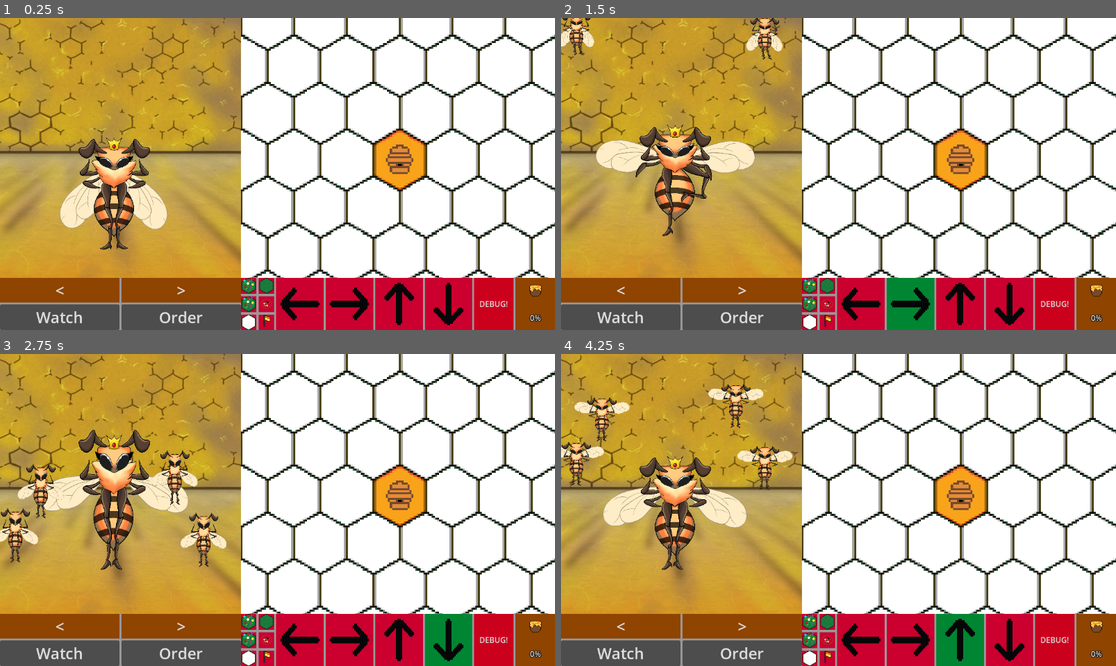
Above: before the commit, frames 1-4 (two rows, left to right).
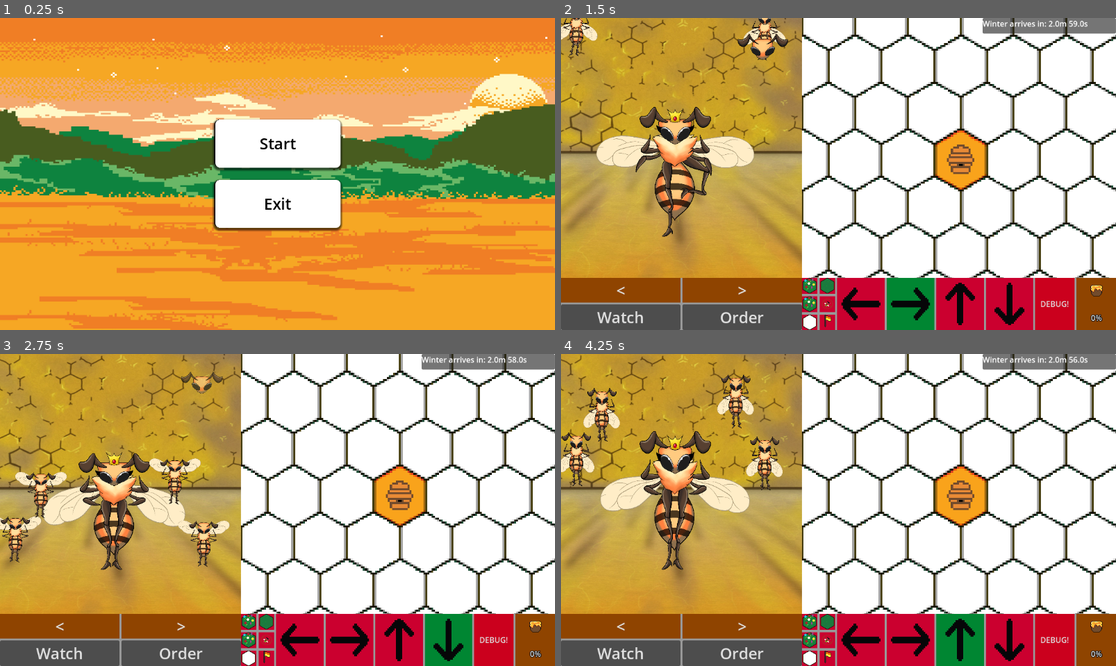
Above: after the commit, the same moments.

Repository: ARCsweden/GameJam2025Fall
Game: Godot game, scene res://Scenes/main_menu.tscn
Two runs of this game, one before a commit and one after it. Both use one fixed random seed, a clock stepped at 60 frames per second and the inputs below. Before the commit the project starts from res://Scenes/GameNode.tscn.
Inputs (mouse positions are in pixels of both pictures, inside the frame that each line leads up to):
- Up to frame 1 (0.25 s): no input
- Up to frame 2 (1.5 s): click (838, 142) at 0.5 s, where only the run after the commit has a clickable "Start"; move the mouse to (960, 158) at 1.27 s; hold Right (right) from 1.28 s (still down); hold Space (flap) from 1.28 s (still down); tap Tab (swap_view) at 1.35 s; click (960, 158) at 1.42 s
- Up to frame 3 (2.75 s): move the mouse to (166, 525) at 2.02 s; release Right (right) at 2.03 s; release Space (flap) at 2.03 s; hold Down (down) from 2.03 s (still down); tap Space (flap) at 2.1, 2.27, 2.57 s; tap Tab (swap_view) at 2.3 s
- Up to frame 4 (4.25 s): move the mouse to (894, 441) at 2.77 s; release Down (down) at 2.78 s; hold Right (right) 2.78-3.53 s; hold F (antenna) 2.78-3.53 s; tap Space (flap) at 3.05, 3.77, 4.07 s; move the mouse to (810, 572) at 3.52 s; hold Up (up) from 3.53 s (still down); tap R (comb) at 3.6 s; click (810, 572) at 3.67 s; tap Tab (swap_view) at 3.8 s

The runs differ from the first frame. In frame 1, 95% of the frame differs, in the area x 0-100%, y 0-100%; in frame 2, 5.8%; in frame 3, 8.5%; in frame 4, 8.7%.
Error in both runs: Invalid access to property or key 'bee_home' on a base object of type 'Node (SIGNAL_BUSS.gd)'. (res://Scenes/bee_tracker.gd:21)

Commit message:
Merge branch 'main' into Bug-Swatter

Diff:
--- a/dancing-queen/Scenes/GameNode.tscn
+++ b/dancing-queen/Scenes/GameNode.tscn
@@ -1,12 +1,22 @@
-[gd_scene load_steps=4 format=3 uid="uid://d1exxolsljrsr"]
 
+[gd_scene load_steps=5 format=3 uid="uid://d1exxolsljrsr"]
+
+[ext_resource type="Script" uid="uid://1cjae6tmmx0" path="res://Scenes/game_master.gd" id="1_hg0ag"]
 [ext_resource type="PackedScene" uid="uid://cmo44rk3t4wbk" path="res://Scenes/World.tscn" id="1_q24h2"]
 [ext_resource type="PackedScene" path="res://Scenes/user_interface.tscn" id="1_ro750"]
+
+[ext_resource type="Script" uid="uid://cjoqn18btts2h" path="res://Scenes/honey_progress.gd" id="3_hg0ag"]
+
+[ext_resource type="AudioStream" uid="uid://cocnlyu14mde7" path="res://Assets/Sounds/bumble-bee-317782.mp3" id="3_ro750"]
+
 
 [sub_resource type="ButtonGroup" id="ButtonGroup_q24h2"]
 allow_unpress = true
 
-[node name="GameNode" type="Node"]
+[node name="GameNode" type="Node" node_paths=PackedStringArray("time_label")]
+script = ExtResource("1_hg0ag")
+time_to_winter = 180.0
+time_label = NodePath("UI/UserInterface/HBox/RightScreen/MapArea/Panel/Label")
 
 [node name="UI" type="CanvasLayer" parent="."]
 
@@ -15,6 +25,24 @@
 [node name="HiveView" parent="UI/UserInterface/HBox/TheClub/DancingFloor" index="0"]
 clip_contents = true
 custom_minimum_size = Vector2(500, 520)
+
+[node name="Panel" type="Panel" parent="UI/UserInterface/HBox/RightScreen/MapArea" index="0"]
+custom_minimum_size = Vector2(276.945, 32.39)
+layout_mode = 2
+size_flags_horizontal = 10
+size_flags_vertical = 0
+
+[node name="Label" type="Label" parent="UI/UserInterface/HBox/RightScreen/MapArea/Panel"]
+layout_mode = 1
+anchors_preset = 15
+anchor_right = 1.0
+anchor_bottom = 1.0
+grow_horizontal = 2
+grow_vertical = 2
+size_flags_horizontal = 10
+size_flags_vertical = 0
+theme_override_colors/font_color = Color(1, 1, 1, 1)
+text = "Winter arrives:"
 
 [node name="FlowerTile" parent="UI/UserInterface/HBox/RightScreen/Panel/Buttons/TileChoosingButtons" index="0"]
 button_group = SubResource("ButtonGroup_q24h2")
@@ -34,6 +62,9 @@
 [node name="FlagTile" parent="UI/UserInterface/HBox/RightScreen/Panel/Buttons/TileChoosingButtons" index="5"]
 button_group = SubResource("ButtonGroup_q24h2")
 
+[node name="ProgressBar" parent="UI/UserInterface/HBox/RightScreen/Panel/Buttons/HoneyDisplay/VBoxContainer" index="1"]
+script = ExtResource("3_hg0ag")
+
 [node name="World" parent="." instance=ExtResource("1_q24h2")]
 
 [node name="Camera2D" parent="World" index="0"]
@@ -43,6 +74,13 @@
 [node name="PlayerTileMapLayer" parent="World" index="1" node_paths=PackedStringArray("danger_layer", "flag_layer")]
 danger_layer = NodePath("../DangerTileMapLayer")
 flag_layer = NodePath("../FlagTileMapLayer")
+
+[node name="MusicPlayer" type="Node" parent="."]
+
+[node name="AudioStreamPlayer" type="AudioStreamPlayer" parent="MusicPlayer"]
+stream = ExtResource("3_ro750")
+autoplay = true
+parameters/looping = false
 
 [connection signal="toggled" from="UI/UserInterface/HBox/RightScreen/Panel/Buttons/TileChoosingButtons/FlowerTile" to="World/PlayerTileMapLayer" method="_on_flower_tile_toggled"]
 [connection signal="toggled" from="UI/UserInterface/HBox/RightScreen/Panel/Buttons/TileChoosingButtons/GrassTile" to="World/PlayerTileMapLayer" method="_on_grass_tile_toggled"]
--- a/dancing-queen/Scenes/bee_dancer.tscn
+++ b/dancing-queen/Scenes/bee_dancer.tscn
@@ -1659,6 +1659,34 @@
 "values": [-0.35186535, -0.4182526, -0.35186535, -0.4182526, -0.35186535, -0.4182526, -0.35186535, -0.4182526, -0.35186535, -0.4182526]
 }
 
+[sub_resource type="Animation" id="Animation_lqcl7"]
+resource_name = "wiggle"
+length = 0.3
+tracks/0/type = "value"
+tracks/0/imported = false
+tracks/0/enabled = true
+tracks/0/path = NodePath("Sprite:rotation")
+tracks/0/interp = 2
+tracks/0/loop_wrap = true
+tracks/0/keys = {
+"times": PackedFloat32Array(0, 0.10000001, 0.20000002, 0.3),
+"transitions": PackedFloat32Array(1, 1, 1, 1),
+"update": 0,
+"values": [0.0, -0.43633232, 0.43633232, 0.0]
+}
+tracks/1/type = "value"
+tracks/1/imported = false
+tracks/1/enabled = true
+tracks/1/path = NodePath("Sprite:scale")
+tracks/1/interp = 2
+tracks/1/loop_wrap = true
+tracks/1/keys = {
+"times": PackedFloat32Array(0, 0.16666667, 0.3),
+"transitions": PackedFloat32Array(1, 1, 1),
+"update": 0,
+"values": [Vector2(1, 1), Vector2(1.1212647, 1.1212647), Vector2(1, 1)]
+}
+
 [sub_resource type="Animation" id="Animation_v5g3p"]
 resource_name = "wing_flap"
 loop_mode = 1
@@ -1769,34 +1797,6 @@
 "transitions": PackedFloat32Array(1, 1),
 "update": 0,
 "values": [3.1925175, 3.117525]
-}
-
-[sub_resource type="Animation" id="Animation_lqcl7"]
-resource_name = "wiggle"
-length = 0.3
-tracks/0/type = "value"
-tracks/0/imported = false
-tracks/0/enabled = true
-tracks/0/path = NodePath("Sprite:rotation")
-tracks/0/interp = 2
-tracks/0/loop_wrap = true
-tracks/0/keys = {
-"times": PackedFloat32Array(0, 0.10000001, 0.20000002, 0.3),
-"transitions": PackedFloat32Array(1, 1, 1, 1),
-"update": 0,
-"values": [0.0, -0.43633232, 0.43633232, 0.0]
-}
-tracks/1/type = "value"
-tracks/1/imported = false
-tracks/1/enabled = true
-tracks/1/path = NodePath("Sprite:scale")
-tracks/1/interp = 2
-tracks/1/loop_wrap = true
-tracks/1/keys = {
-"times": PackedFloat32Array(0, 0.16666667, 0.3),
-"transitions": PackedFloat32Array(1, 1, 1),
-"update": 0,
-"values": [Vector2(1, 1), Vector2(1.1212647, 1.1212647), Vector2(1, 1)]
 }
 
 [sub_resource type="AnimationLibrary" id="AnimationLibrary_sarwc"]
--- /dev/null
+++ b/dancing-queen/Scenes/bee_indicator.tscn
@@ -0,0 +1,154 @@
+[gd_scene load_steps=16 format=3 uid="uid://ccmwphtlwcbtl"]
+
+[ext_resource type="Script" uid="uid://cdhpxktlmhqhb" path="res://Scripts/bee_indicator.gd" id="1_6w1xq"]
+[ext_resource type="Texture2D" uid="uid://lpxauhcxehmg" path="res://Assets/bee_icon.png" id="2_dtotb"]
+
+[sub_resource type="Animation" id="Animation_ahx81"]
+resource_name = "fade_in"
+length = 0.5
+tracks/0/type = "value"
+tracks/0/imported = false
+tracks/0/enabled = true
+tracks/0/path = NodePath("BeeIcon:modulate")
+tracks/0/interp = 1
+tracks/0/loop_wrap = true
+tracks/0/keys = {
+"times": PackedFloat32Array(0, 0.5),
+"transitions": PackedFloat32Array(1, 1),
+"update": 0,
+"values": [Color(1, 1, 1, 0), Color(1, 1, 1, 1)]
+}
+
+[sub_resource type="Animation" id="Animation_sfft4"]
+length = 0.001
+tracks/0/type = "value"
+tracks/0/imported = false
+tracks/0/enabled = true
+tracks/0/path = NodePath("BeeIcon:modulate")
+tracks/0/interp = 1
+tracks/0/loop_wrap = true
+tracks/0/keys = {
+"times": PackedFloat32Array(0),
+"transitions": PackedFloat32Array(1),
+"update": 0,
+"values": [Color(1, 1, 1, 0)]
+}
+tracks/1/type = "value"
+tracks/1/imported = false
+tracks/1/enabled = true
+tracks/1/path = NodePath("BeeIcon:scale")
+tracks/1/interp = 1
+tracks/1/loop_wrap = true
+tracks/1/keys = {
+"times": PackedFloat32Array(0),
+"transitions": PackedFloat32Array(1),
+"update": 0,
+"values": [Vector2(1, 1)]
+}
+
+[sub_resource type="Animation" id="Animation_n6vvl"]
+resource_name = "fade_out"
+length = 0.5
+tracks/0/type = "value"
+tracks/0/imported = false
+tracks/0/enabled = true
+tracks/0/path = NodePath("BeeIcon:modulate")
+tracks/0/interp = 1
+tracks/0/loop_wrap = true
+tracks/0/keys = {
+"times": PackedFloat32Array(0, 0.5),
+"transitions": PackedFloat32Array(1, 1),
+"update": 0,
+"values": [Color(1, 1, 1, 1), Color(1, 1, 1, 0)]
+}
+
+[sub_resource type="Animation" id="Animation_8cc7d"]
+resource_name = "wiggle"
+loop_mode = 1
+tracks/0/type = "value"
+tracks/0/imported = false
+tracks/0/enabled = true
+tracks/0/path = NodePath("BeeIcon:scale")
+tracks/0/interp = 2
+tracks/0/loop_wrap = false
+tracks/0/keys = {
+"times": PackedFloat32Array(0, 0.5, 1),
+"transitions": PackedFloat32Array(1, -2, 1),
+"update": 0,
+"values": [Vector2(1, 1), Vector2(1.2157786, 1.2157786), Vector2(1, 1)]
+}
+tracks/1/type = "value"
+tracks/1/imported = false
+tracks/1/enabled = true
+tracks/1/path = NodePath("BeeIcon:modulate")
+tracks/1/interp = 1
+tracks/1/loop_wrap = true
+tracks/1/keys = {
+"times": PackedFloat32Array(0),
+"transitions": PackedFloat32Array(1),
+"update": 0,
+"values": [Color(1, 1, 1, 1)]
+}
+
+[sub_resource type="AnimationLibrary" id="AnimationLibrary_3elxu"]
+_data = {
+&"RESET": SubResource("Animation_sfft4"),
+&"fade_in": SubResource("Animation_ahx81"),
+&"fade_out": SubResource("Animation_n6vvl"),
+&"wiggle": SubResource("Animation_8cc7d")
+}
+
+[sub_resource type="AnimationNodeAnimation" id="AnimationNodeAnimation_58km7"]
+animation = &"fade_in"
+
+[sub_resource type="AnimationNodeAnimation" id="AnimationNodeAnimation_gaisf"]
+animation = &"fade_out"
+
+[sub_resource type="AnimationNodeAnimation" id="AnimationNodeAnimation_eufga"]
+animation = &"wiggle"
+
+[sub_resource type="AnimationNodeStateMachineTransition" id="AnimationNodeStateMachineTransition_abxqf"]
+switch_mode = 1
+advance_mode = 2
+advance_condition = &"leave"
+
+[sub_resource type="AnimationNodeStateMachineTransition" id="AnimationNodeStateMachineTransition_wpgcr"]
+advance_mode = 2
+advance_condition = &"present"
+
+[sub_resource type="AnimationNodeStateMachineTransition" id="AnimationNodeStateMachineTransition_68qqw"]
+switch_mode = 2
+advance_mode = 2
+
+[sub_resource type="AnimationNodeStateMachineTransition" id="AnimationNodeStateMachineTransition_cqm8a"]
+switch_mode = 1
+advance_mode = 2
+advance_condition = &"present"
+
+[sub_resource type="AnimationNodeStateMachine" id="AnimationNodeStateMachine_c4hug"]
+states/fade_in/node = SubResource("AnimationNodeAnimation_58km7")
+states/fade_in/position = Vector2(348, 100)
+states/fade_out/node = SubResource("AnimationNodeAnimation_gaisf")
+states/fade_out/position = Vector2(435, 194)
+states/wiggle/node = SubResource("AnimationNodeAnimation_eufga")
+states/wiggle/position = Vector2(533, 100)
+transitions = ["wiggle", "fade_out", SubResource("AnimationNodeStateMachineTransition_abxqf"), "Start", "fade_in", SubResource("AnimationNodeStateMachineTransition_wpgcr"), "fade_in", "wiggle", SubResource("AnimationNodeStateMachineTransition_68qqw"), "fade_out", "fade_in", SubResource("AnimationNodeStateMachineTransition_cqm8a")]
+
+[node name="BeeIndicator" type="Node2D"]
+script = ExtResource("1_6w1xq")
+
+[node name="AnimationPlayer" type="AnimationPlayer" parent="."]
+libraries = {
+&"": SubResource("AnimationLibrary_3elxu")
+}
+
+[node name="BeeIcon" type="Sprite2D" parent="."]
+modulate = Color(1, 1, 1, 0)
+position = Vector2(0, -19)
+texture = ExtResource("2_dtotb")
+
+[node name="AnimationTree" type="AnimationTree" parent="."]
+tree_root = SubResource("AnimationNodeStateMachine_c4hug")
+anim_player = NodePath("../AnimationPlayer")
+parameters/conditions/leave = false
+parameters/conditions/present = false
--- a/dancing-queen/Scenes/bee_tracker.gd
+++ b/dancing-queen/Scenes/bee_tracker.gd
@@ -27,7 +27,7 @@
 
 func _on_bee_home(bee : Beegroup):
 	print("BEEEEEEEEEEEEEEE HOOOOOOOOOOOOOME")
-	#TODO Add to Total Honey
+	Utils.honey_stored += bee.nectar_count
 	bee.nectar_count=0
 	var beeInfoPos3 = Vector3i(bee.info[0],bee.info[1],bee.info[2])
 	var new_dance = $"../PlayerTileMapLayer".get_dance_sequence($"../PlayerTileMapLayer".get_line_from_hive(beeInfoPos3),bee.info[3])
--- /dev/null
+++ b/dancing-queen/Scenes/game_master.gd
@@ -0,0 +1,19 @@
+extends Node
+@export var time_to_winter : float = 10
+@export var time_label : Label
+
+func _process(delta: float) -> void:
+	time_to_winter -= delta
+	var minutes = floor(time_to_winter / 60)
+	var seconds = round(time_to_winter - minutes * 60)
+	time_label.text = "Winter arrives in: " + str(minutes)  + "m " + str(seconds) + "s"
+	if time_to_winter <= 0:
+		end_game()
+
+func end_game():
+	if Utils.honey_stored >= Constants.STORE_GOAL:
+		Utils.info = "You survived Winter"
+	else:
+		Utils.info = "The hive did not survive..."
+	Utils.honey_stored = 0.0
+	get_tree().change_scene_to_file("res://Scenes/main_menu.tscn")
--- a/dancing-queen/Scenes/hive_view.tscn
+++ b/dancing-queen/Scenes/hive_view.tscn
@@ -1,9 +1,10 @@
-[gd_scene load_steps=11 format=3 uid="uid://birg8lypi8eb2"]
+[gd_scene load_steps=12 format=3 uid="uid://birg8lypi8eb2"]
 
 [ext_resource type="Texture2D" uid="uid://bvmnnjcksuent" path="res://Assets/Art/hive_bg.jpg" id="1_a83n1"]
 [ext_resource type="Script" uid="uid://cqtmv407e5egp" path="res://Scripts/hive_view.gd" id="1_m3fw5"]
 [ext_resource type="PackedScene" uid="uid://4wyirpe2y2vd" path="res://Scenes/bee_dancer.tscn" id="2_m3fw5"]
 [ext_resource type="PackedScene" uid="uid://bwlwdt7ekok0k" path="res://Scenes/queen_bee.tscn" id="3_82udu"]
+[ext_resource type="PackedScene" uid="uid://ccmwphtlwcbtl" path="res://Scenes/bee_indicator.tscn" id="5_82udu"]
 
 [sub_resource type="Animation" id="Animation_82udu"]
 length = 0.001
@@ -244,3 +245,7 @@
 [node name="BeeDancer3" parent="QueenBee/Minions" instance=ExtResource("2_m3fw5")]
 position = Vector2(653.74915, 14.059137)
 scale = Vector2(0.34878632, 0.34878632)
+
+[node name="BeeIndicator" parent="." instance=ExtResource("5_82udu")]
+position = Vector2(419.00003, 65)
+scale = Vector2(0.3, 0.3)
--- /dev/null
+++ b/dancing-queen/Scenes/honey_progress.gd
@@ -0,0 +1,4 @@
+extends ProgressBar
+
+func _process(delta: float) -> void:
+	value = Utils.honey_stored / Constants.STORE_GOAL * 100
--- /dev/null
+++ b/dancing-queen/Scenes/info_panel.gd
@@ -0,0 +1,7 @@
+extends Panel
+@export var info_label : Label
+
+func _ready() -> void:
+	if Utils.info != "":
+		info_label.text = Utils.info
+		self.visible = true
--- a/dancing-queen/Scenes/main_menu.tscn
+++ b/dancing-queen/Scenes/main_menu.tscn
@@ -1,10 +1,13 @@
-[gd_scene load_steps=4 format=3 uid="uid://dvhyd4graqtw2"]
+[gd_scene load_steps=5 format=3 uid="uid://dvhyd4graqtw2"]
 
 [ext_resource type="Script" uid="uid://ub53ovom1hfn" path="res://Scripts/main_menu.gd" id="1_28flt"]
 [ext_resource type="Texture2D" uid="uid://bnodgpnyxovs6" path="res://Assets/Art/start_background.jpg" id="2_48xlc"]
+[ext_resource type="AudioStream" uid="uid://d3utdcgad3pcb" path="res://Assets/Sounds/7-soft-bee-pulse-315645.mp3" id="3_1ehe0"]
 
 [sub_resource type="StyleBoxFlat" id="StyleBoxFlat_rhts7"]
 bg_color = Color(1, 1, 1, 1)
+border_width_left = 2
+border_color = Color(0, 0, 0, 1)
 corner_radius_top_left = 10
 corner_radius_top_right = 10
 corner_radius_bottom_right = 10
@@ -43,6 +46,23 @@
 grow_vertical = 2
 theme_override_constants/separation = 25
 
+[node name="Panel" type="Panel" parent="VBoxContainer"]
+visible = false
+custom_minimum_size = Vector2(0, 37.675)
+layout_mode = 2
+
+[node name="info_label" type="Label" parent="VBoxContainer/Panel"]
+layout_mode = 1
+anchors_preset = 15
+anchor_right = 1.0
+anchor_bottom = 1.0
+grow_horizontal = 2
+grow_vertical = 2
+theme_override_colors/font_color = Color(1, 1, 1, 1)
+text = "The hive did not survive..."
+horizontal_alignment = 1
+vertical_alignment = 1
+
 [node name="Start" type="Button" parent="VBoxContainer"]
 unique_name_in_owner = true
 layout_mode = 2
@@ -54,6 +74,7 @@
 
 [node name="Settings" type="Button" parent="VBoxContainer"]
 unique_name_in_owner = true
+visible = false
 layout_mode = 2
 size_flags_vertical = 3
 theme_override_colors/font_color = Color(0, 0, 0, 1)
@@ -70,6 +91,13 @@
 theme_override_styles/normal = SubResource("StyleBoxFlat_rhts7")
 text = "Exit"
 
+[node name="MusicPlayer" type="Node" parent="."]
+
+[node name="AudioStreamPlayer" type="AudioStreamPlayer" parent="MusicPlayer"]
+stream = ExtResource("3_1ehe0")
+autoplay = true
+parameters/looping = false
+
 [connection signal="button_down" from="VBoxContainer/Start" to="." method="_on_start_button_down"]
 [connection signal="button_down" from="VBoxContainer/Settings" to="." method="_on_settings_button_down"]
 [connection signal="button_down" from="VBoxContainer/Exit" to="." method="_on_exit_button_down"]
--- a/dancing-queen/Scripts/Constants.gd
+++ b/dancing-queen/Scripts/Constants.gd
@@ -12,3 +12,5 @@
 # Command related
 const CMD_MAX_TIME = 1.2
 const CMD_MIN_TIME = 0.8
+
+const STORE_GOAL = 300.0
--- a/dancing-queen/Scripts/bee_dancer.gd
+++ b/dancing-queen/Scripts/bee_dancer.gd
@@ -27,6 +27,17 @@
 
 func do_a_wiggle() -> void:
 	anim_tree.set("parameters/Wiggle/request", AnimationNodeOneShot.ONE_SHOT_REQUEST_FIRE)
+
+func reset_honey_indication() -> void:
+	set_head(HEAD_IDLE)
+	set_arm_top(ARM_TOP_IDLE)
+
+func indicate_honey(value: bool) -> void:
+	if value:
+		set_head(HEAD_ANGRY)
+		set_arm_top(ARM_TOP_COMB)
+	else:
+		set_head(HEAD_SHAKE)
 
 func set_flying(value: bool) -> void:
 	if value:
--- /dev/null
+++ b/dancing-queen/Scripts/bee_indicator.gd
@@ -0,0 +1,11 @@
+extends Node2D
+
+@onready var anim_tree = $AnimationTree
+
+func set_present(value: bool) -> void:
+	if value:
+		anim_tree.set("parameters/conditions/leave", false)
+		anim_tree.set("parameters/conditions/present", true)
+	else:
+		anim_tree.set("parameters/conditions/present", false)
+		anim_tree.set("parameters/conditions/leave", true)
--- a/dancing-queen/Scripts/hive_view.gd
+++ b/dancing-queen/Scripts/hive_view.gd
@@ -3,6 +3,7 @@
 @onready var anim = $AnimationPlayer
 @onready var queen = $QueenBee
 @onready var bee = $bees/BeeDancer
+@onready var bee_indicator = $BeeIndicator
 
 var queen_present = true
 var minions = false
@@ -13,10 +14,11 @@
 	SignalBuss.connect("bee_idle",_on_bee_idle)
 	for child in $QueenBee/Minions.get_children():
 		child.set_flying(true)
+	bee_indicator.set_present(false)
 
 class Command:
 	var dir : int
-	var modifiers : int
+	var honey : bool
 	var duration : float
 
 var command_queue : Array[Command] = []
@@ -62,7 +64,9 @@
 			if feedback_queue_index == 0:
 				bee.set_direction(Constants.DIR_NONE)
 				bee.set_flying(true)
+				bee.indicate_honey(cmd.honey)
 			else:
+				bee.reset_honey_indication()
 				bee.set_direction(cmd.dir)
 				bee.set_flying(false)
 
@@ -85,11 +89,12 @@
 
 
 	if Input.is_action_just_pressed("swap_view") and !anim.is_playing():
-		queen_present = !queen_present
-		if queen_present:
+		if !queen_present:
 			anim.play("queen")
-		else:
+			queen_present = true
+		elif len(beesInQueue) > 0:
 			anim.play("dancers")
+			queen_present = false
 	if Input.is_action_just_pressed("flap") and queen_present and !anim.is_playing():
 		if minions:
 			print("Execute command queue: ")
@@ -136,16 +141,18 @@
 			q=q+1
 			s=s-1
 	var cords = Vector3i(q,r,s)
-	beesInQueue.pop_at(0)
-	if len(beesInQueue) < 0:
+	beesInQueue.pop_front()
+	if len(beesInQueue) > 0:
 		set_dancer_feedback(convert_dance_to_command(beesInQueue[0]))
+	else:
+		bee_indicator.set_present(false)
 	SignalBuss.send_bee.emit(cords)
 
 func _on_bee_idle(new_bee : Beegroup):
 	beesInQueue.append(new_bee)
 	if len(beesInQueue) == 1:
 		set_dancer_feedback(convert_dance_to_command(beesInQueue[0]))
-
+	bee_indicator.set_present(true)
 
 func convert_dance_to_command(bee1 : Beegroup) -> Array[Command]:
 	var commandlist : Array[Command] = []
@@ -154,5 +161,5 @@
 		newCommand.dir = move[0]
 		newCommand.duration = move[1]
 		commandlist.append(newCommand)
-	if len(commandlist) > 1 : commandlist.pop_front()
+#	if len(commandlist) > 1 : commandlist.pop_front()
 	return commandlist
--- a/dancing-queen/Scripts/main_menu.gd
+++ b/dancing-queen/Scripts/main_menu.gd
@@ -2,7 +2,7 @@
 
 
 func _on_start_button_down() -> void:
-	get_tree().change_scene_to_file("res://Assets/World.tscn")
+	get_tree().change_scene_to_file("res://Scenes/GameNode.tscn")
 
 
 func _on_settings_button_down() -> void:
--- a/dancing-queen/Scripts/utils.gd
+++ b/dancing-queen/Scripts/utils.gd
@@ -1 +1,3 @@
 extends Node
+var info : String = ""
+var honey_stored : float
--- a/dancing-queen/project.godot
+++ b/dancing-queen/project.godot
@@ -11,9 +11,9 @@
 [application]
 
 config/name="DancingQueen"
-run/main_scene="uid://d1exxolsljrsr"
+run/main_scene="uid://dvhyd4graqtw2"
 config/features=PackedStringArray("4.5", "GL Compatibility")
-config/icon="res://icon.svg"
+config/icon="uid://bpgckp37p2l6e"
 
 [autoload]
 
Not shown, added: dancing-queen/Assets/Sounds/7-soft-bee-pulse-315645.mp3.import
Not shown, added: dancing-queen/Assets/Sounds/Tokyo Music Walker - Early Summer Master.mp3.import
Not shown, added: dancing-queen/Assets/Sounds/bumble-bee-317782.mp3.import
Binary file added: dancing-queen/Assets/bee_icon.png
Not shown, added: dancing-queen/Assets/bee_icon.png.import
Binary file added: dancing-queen/Assets/queen_icon.png
Not shown, added: dancing-queen/Assets/queen_icon.png.import
Not shown, added: dancing-queen/Scenes/game_master.gd.uid
Not shown, added: dancing-queen/Scenes/honey_progress.gd.uid
Not shown, added: dancing-queen/Scenes/info_panel.gd.uid
Not shown, added: dancing-queen/Scripts/bee_indicator.gd.uid
Not shown, added: dancing-queen/Assets/Sounds/7-soft-bee-pulse-315645.mp3
(and 2 more such lines)
